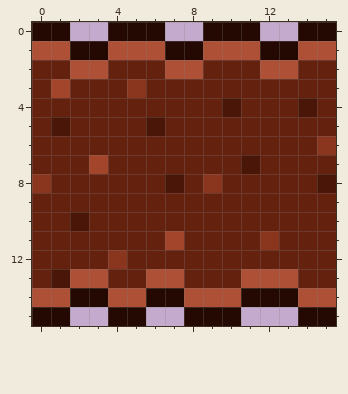
Two states of a pixel-art sprite, tiles/dirt/dirt-05.png. This is how it looked before the edit.
The file is 16x16 pixels.
Now the later version:
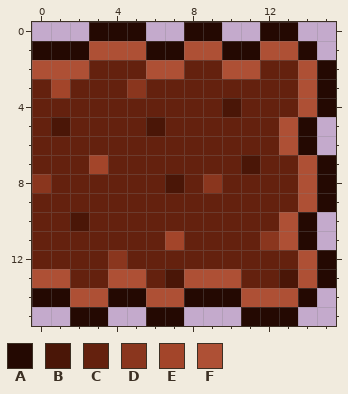
Palette (. is transparent): A #240902  B #4a1607  C #64210e  D #8a361e  E #a3452a  F #ae5035
What changed:
{"y":0,"x":0,"old":"AA","new":".."}
{"y":0,"x":3,"old":".","new":"A"}
{"y":0,"x":6,"old":"A","new":"."}
{"y":0,"x":8,"old":".","new":"A"}
{"y":0,"x":10,"old":"AA..AA","new":"..AA.."}
{"y":1,"x":0,"old":"FF","new":"AA"}
{"y":1,"x":3,"old":"A","new":"F"}
{"y":1,"x":6,"old":"F","new":"A"}
{"y":1,"x":8,"old":"A","new":"F"}
{"y":1,"x":10,"old":"FFAAFF","new":"AAFFA."}
{"y":2,"x":0,"old":"CC","new":"FF"}
{"y":2,"x":3,"old":"F","new":"C"}
{"y":2,"x":6,"old":"C","new":"F"}
{"y":2,"x":8,"old":"F","new":"C"}
{"y":2,"x":10,"old":"CCFFCC","new":"FFCCFA"}
{"y":3,"x":14,"old":"CC","new":"FA"}
{"y":4,"x":14,"old":"BC","new":"FA"}
{"y":5,"x":13,"old":"CCC","new":"FA."}
{"y":6,"x":13,"old":"CCD","new":"FA."}
{"y":7,"x":14,"old":"CC","new":"FA"}
{"y":8,"x":14,"old":"CB","new":"FA"}
{"y":9,"x":14,"old":"CC","new":"FA"}
{"y":10,"x":13,"old":"CCC","new":"FA."}
{"y":11,"x":13,"old":"CCC","new":"FA."}
{"y":12,"x":14,"old":"CC","new":"FA"}
{"y":13,"x":0,"old":"CBFFCCFFCCCFFFCC","new":"FFCCFFCBFFFCCBFA"}
{"y":14,"x":0,"old":"FFAAFFAAFFFAAAFF","new":"AAFFAAFFAAAFFFA."}
{"y":15,"x":0,"old":"AA..AA..AAA...AA","new":"..AA..AA...AAA.."}
{"label":"changed","picture_box":[32,22,336,326]}
